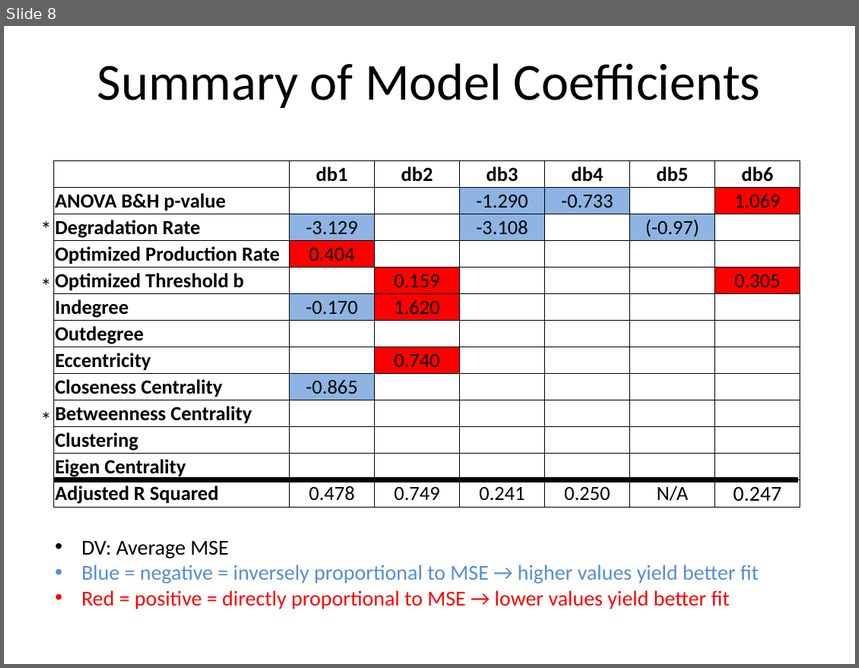
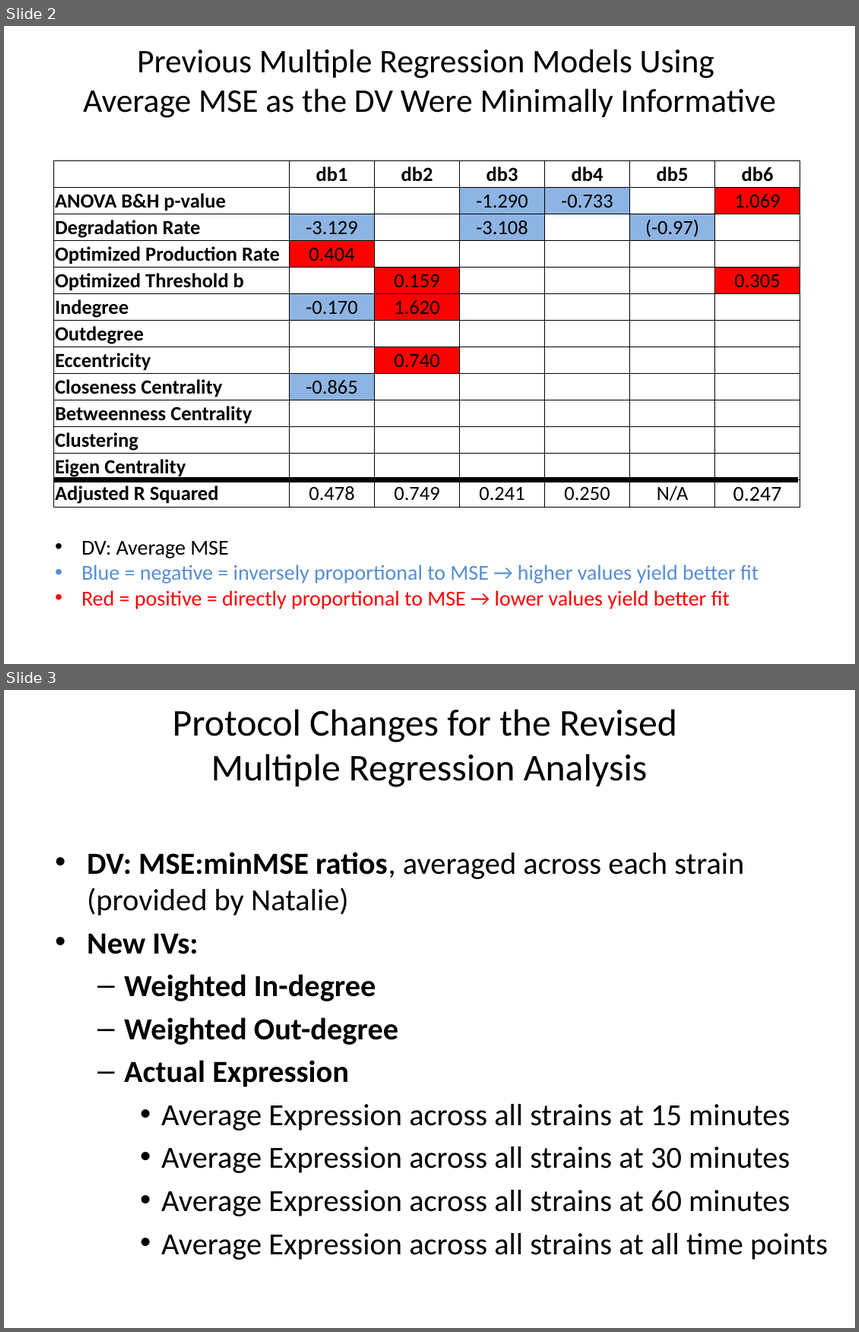
Before and after one commit to kdahlquist/DahlquistLab, a slide deck: data/Spring2017/15-gene_networks_analysis/db1-db6_Multiple-Regression_BK20170329.pptx. Shown one above the other, each under a label of ours: slide 8 before the commit, slides 2 and 3 after it. The pictures are 859x668 and 859x1332 pixels, drawn with LibreOffice and Linux fonts; fonts in the diff are those of the drawing. Boxes give left, top, right and bottom in pixels: in the first picture for what was removed or moved away, otherwise in the second. Text is boxed around its words. In the diff, an @@ line names an element or a change of style, - is before the commit and + after.

Commit message:
Compiled results of updated multiple regression analysis (db1-db6)

```diff
--- a/data/Spring2017/15-gene_networks_analysis/db1-db6_Multiple-Regression_BK20170329.pptx
+++ b/data/Spring2017/15-gene_networks_analysis/db1-db6_Multiple-Regression_BK20170329.pptx
@@ slide 3 added at [4,690,855,1328], background #FFFFFF @@
@@ title added at [173,709,677,787], 32 pt, text #000000 @@
+Protocol Changes for the Revised
+Multiple Regression Analysis
@@ text added at [87,852,828,1260], 26 pt, text #000000 @@
+• DV: MSE:minMSE ratios, averaged across each strain (provided by Natalie)
+• New IVs:
+  – Weighted In-degree
+  – Weighted Out-degree
+  – Actual Expression
+    • Average Expression across all strains at 15 minutes
+    • Average Expression across all strains at 30 minutes
+    • Average Expression across all strains at 60 minutes
+    • Average Expression across all strains at all time points
@@ what was slide 8 is now slide 2 @@
@@ slide 2 changed as well @@
@@ title at [83,49,776,118]: text changed; size 44 to 28 pt @@
-Summary of Model Coefficients
+Previous Multiple Regression Models Using
+Average MSE as the DV Were Minimally Informative
@@ text removed at [32,211,60,246] @@
-*
@@ text removed at [32,268,60,303] @@
-*
@@ text removed at [32,402,60,436] @@
-*
```
Also in this commit, not shown: 6 other slides changed, 3 other slides added, 1 slide removed.
